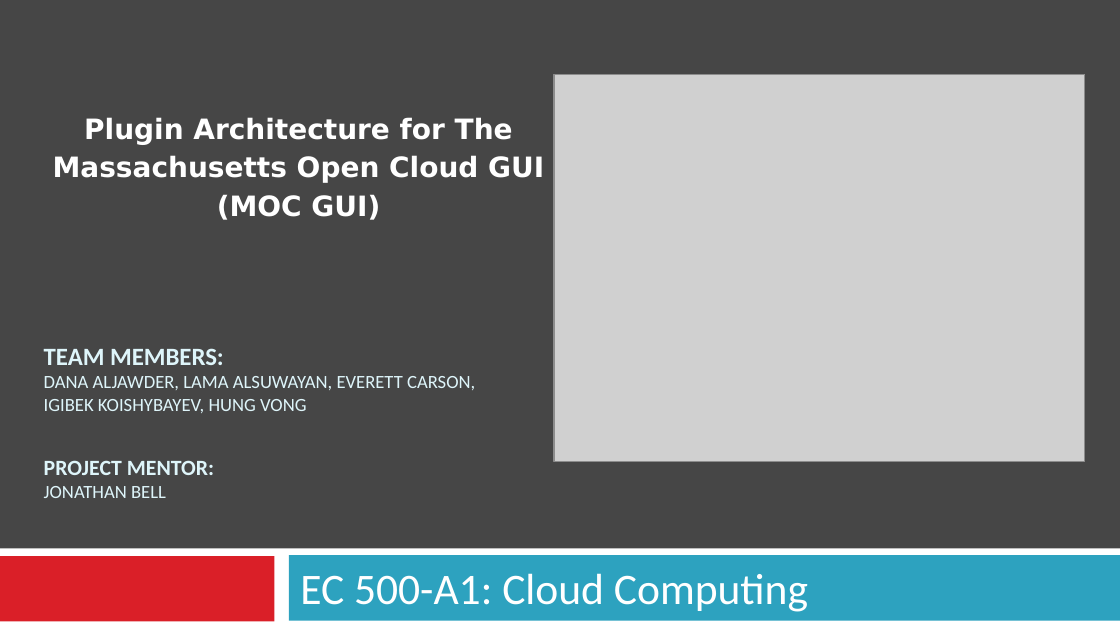
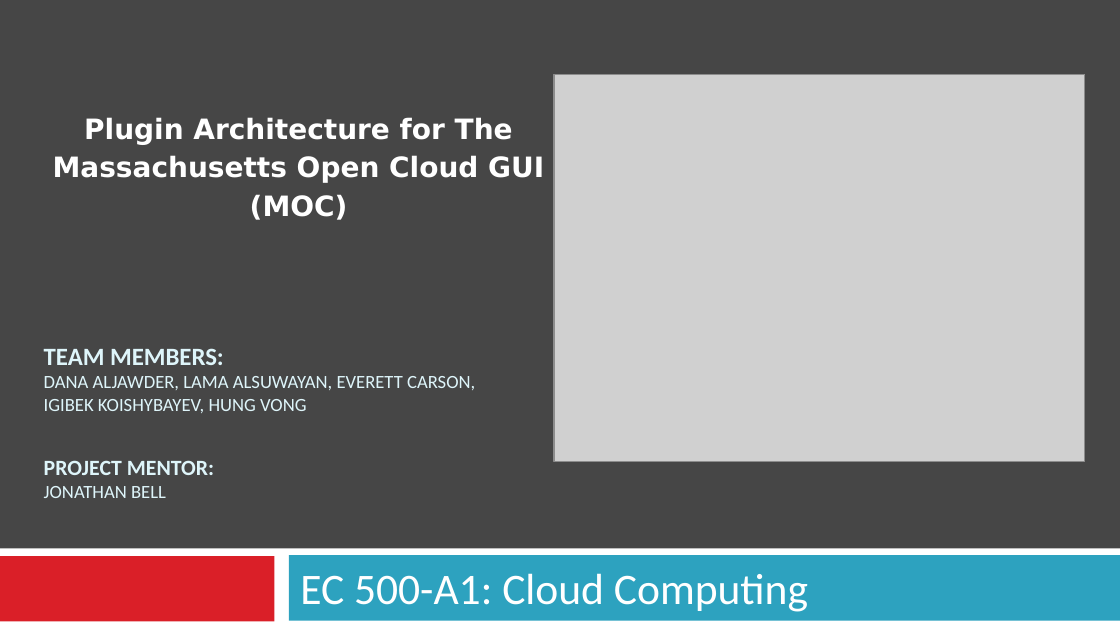
Before and after one commit to BU-EC500-SP15/moc-gui-plugins, a slide deck: slide 1 of MOCUIPlugin-Demo3.pptx. Drawn at 1120x630 pixels with LibreOffice and Linux fonts; fonts in the diff are those of the drawing; grey boxes stand for pictures. Boxes give left, top, right and bottom in pixels: in the first picture for what was removed or moved away, otherwise in the second. Text is boxed around its words. In the diff, an @@ line names an element or a change of style, - is before the commit and + after.

```diff
--- a/MOCUIPlugin-Demo3.pptx
+++ b/MOCUIPlugin-Demo3.pptx
@@ text at (250, 194, 348, 220): text changed @@
-(MOC GUI)
+(MOC)
```
Also in this commit, not shown: 3 other slides changed.
